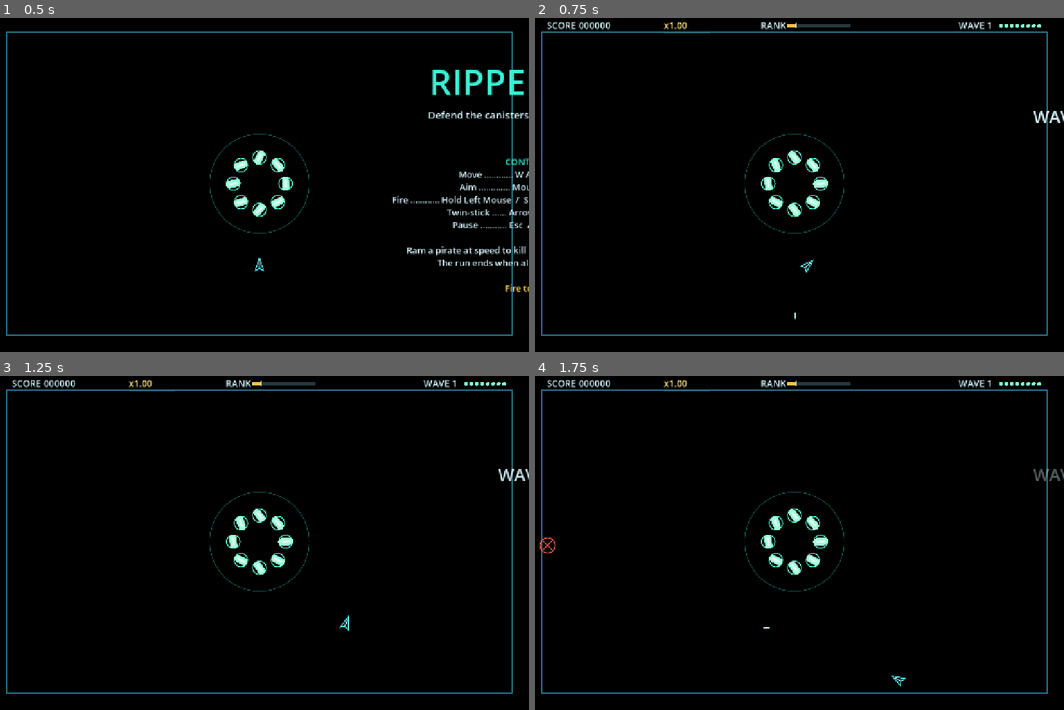
Above: before the commit, frames 1-4 (two rows, left to right).
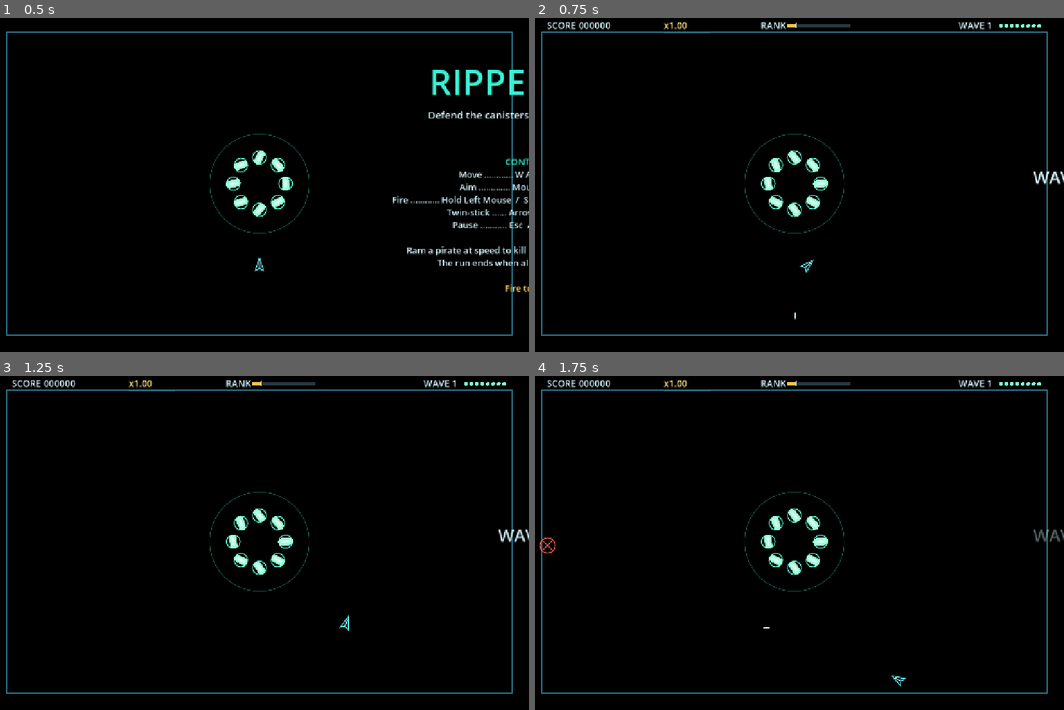
Above: after the commit, the same moments.

Repository: SibioJak/ripped-off
Game: Godot game, scene res://scenes/main.tscn
The game is run twice, just before and just after one commit, with the same random seed, the same clock (stepped at 60 frames per second) and the same inputs. Sound files missing from this copy of the repository are replaced by a short silence.
Inputs (mouse positions are in pixels of both pictures, inside the frame that each line leads up to):
- Up to frame 1 (0.5 s): no input
- Up to frame 2 (0.75 s): tap Enter at 0.5 s; move the mouse to (910, 168) at 0.52 s; hold D (move_right) from 0.53 s (still down); tap Down (aim_down) at 0.6 s
- Up to frame 3 (1.25 s): keep holding D (move_right)
- Up to frame 4 (1.75 s): move the mouse to (688, 559) at 1.27 s; release D (move_right) at 1.28 s; hold S (move_down) from 1.28 s (still down); tap Left (aim_left) at 1.35 s

Frame 1 is identical in both runs. In frame 2, 0.2% of the frame differs, in the area x 94-100%, y 27-50%; in frame 3, 0.2%; in frame 4, 0.2%.

Commit message:
Banner: wave banner and PAUSED baseline move to the stage's vertical center
_draw_center_lines drew at 0.32 x VIEW_H, up toward the top of the
stage where the between-wave banner read as almost off screen.
Its baseline is now Hud.center_line_y() = VIEW_H x 0.5. Title and
game-over screens position within the stage and are carried by the
stage centering; no per-screen changes. Banner size unchanged.

Diff:
--- a/scripts/hud.gd
+++ b/scripts/hud.gd
@@ -132,8 +132,17 @@
 		Tuning.COLOR_TEXT_DIM)
 
 
+## The first baseline of the centered screen lines (the wave
+## banner, the PAUSED note): the stage's vertical center. The
+## banner used to draw at 0.32 x VIEW_H, up toward the top of
+## the stage, where on a real window it read as almost off
+## screen; the between-wave beat belongs in the middle.
+func center_line_y() -> float:
+	return Tuning.VIEW_H * 0.5
+
+
 func _draw_center_lines(lines: Array[String], size: int, col: Color) -> void:
-	var y: float = Tuning.VIEW_H * 0.32
+	var y: float = center_line_y()
 	for line: String in lines:
 		_text_center(Vector2(Tuning.VIEW_W * 0.5, y), line, size, col)
 		y += float(size) + 10.0
